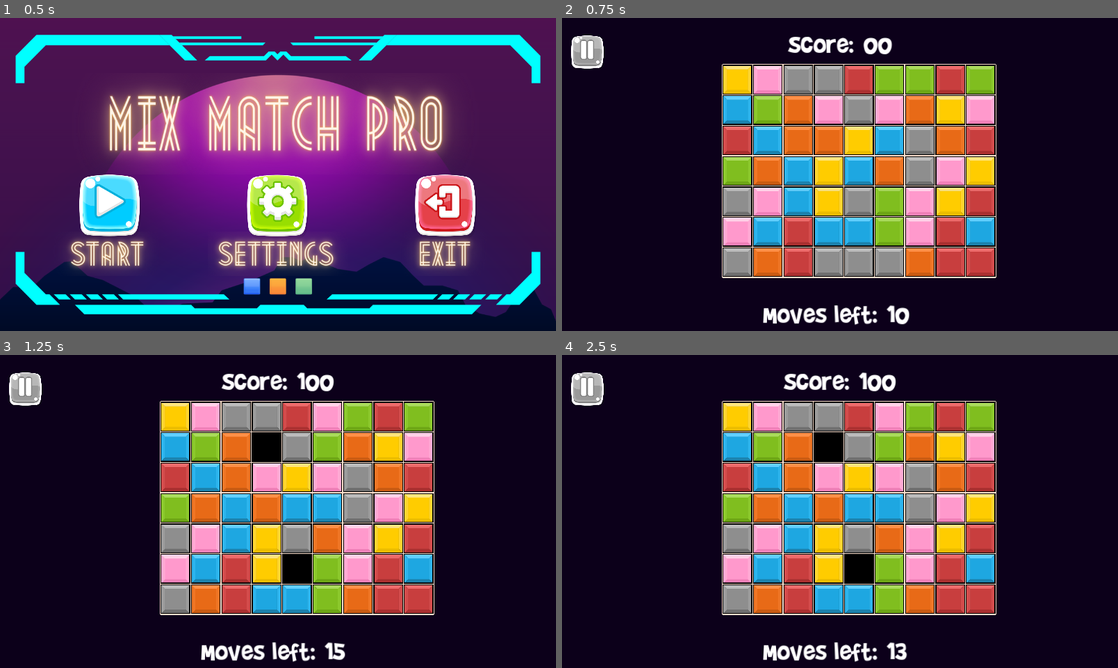
Above: before the commit, frames 1-4 (two rows, left to right).
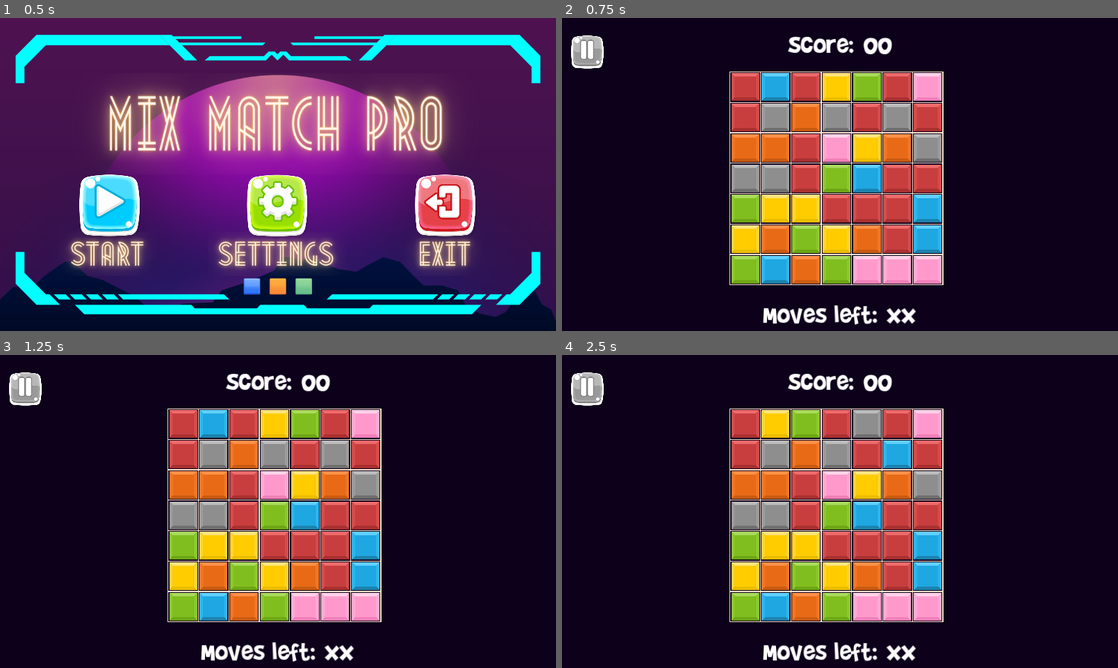
Above: after the commit, the same moments.

Repository: bonsaipropaganda/match-3-with-a-twist
Game: Godot game, scene res://Content/main.tscn
Two runs of this game, one before a commit and one after it. Both use one fixed random seed, a clock stepped at 60 frames per second and the inputs below. The engine's default icon, where the game draws it, is replaced by a stand-in: a white triangle on a blue panel in a dark square.
Inputs (mouse positions are in pixels of both pictures, inside the frame that each line leads up to):
- Up to frame 1 (0.5 s): no input
- Up to frame 2 (0.75 s): click (673, 205) at 0.5 s
- Up to frame 3 (1.25 s): no input
- Up to frame 4 (2.5 s): drag from (739, 417) to (890, 445) at 1.27 s; tap Enter at 2 s; drag from (739, 417) to (890, 445) at 2.02 s

Frame 1 is identical in both runs. In frame 2, 34% of the frame differs, in the area x 28-79%, y 14-98%; in frame 3, 34%, in the area x 28-79%, y 5-98%; in frame 4, 34%.

Commit message:
Phase one of tile redo

Diff:
--- a/Content/Grid/grid.tscn
+++ b/Content/Grid/grid.tscn
@@ -1,11 +1,10 @@
 [gd_scene load_steps=2 format=3 uid="uid://dkbegd2mpsmvo"]
 
-[ext_resource type="Script" path="res://Content/Grid/grid.gd" id="1_q44yw"]
+[ext_resource type="Script" path="res://Operation Repair!/Grid.gd" id="1_usxs7"]
 
 [node name="Grid" type="Node2D"]
 clip_children = 2
-script = ExtResource("1_q44yw")
-grid_width = 5
+script = ExtResource("1_usxs7")
 
 [node name="Timer" type="Timer" parent="."]
 wait_time = 0.2
--- a/Content/Tile/tile.tscn
+++ b/Content/Tile/tile.tscn
@@ -1,14 +1,14 @@
 [gd_scene load_steps=4 format=3 uid="uid://ci2oao30ktdyn"]
 
+[ext_resource type="Script" path="res://Operation Repair!/Tile.gd" id="1_375bl"]
 [ext_resource type="Texture2D" uid="uid://byby5rnjw02sl" path="res://icon.svg" id="1_oircm"]
-[ext_resource type="Script" path="res://Content/Tile/tile.gd" id="1_pcm8c"]
 
 [sub_resource type="RectangleShape2D" id="RectangleShape2D_8r60o"]
 
 [node name="Tile" type="Area2D"]
 monitoring = false
 monitorable = false
-script = ExtResource("1_pcm8c")
+script = ExtResource("1_375bl")
 
 [node name="Sprite2D" type="Sprite2D" parent="."]
 texture = ExtResource("1_oircm")
--- a/Content/game_scene.tscn
+++ b/Content/game_scene.tscn
@@ -8,14 +8,10 @@
 script = ExtResource("1_u61ru")
 
 [node name="Grid" parent="." instance=ExtResource("2_benkg")]
-position = Vector2(369, 107)
-grid_width = 9
-grid_height = 7
+position = Vector2(387, 124)
+gridWidth = 7
+gridHeight = 7
 
 [node name="CanvasLayer" type="CanvasLayer" parent="."]
 
 [node name="GameUI" parent="CanvasLayer" instance=ExtResource("3_0gh26")]
-
-[connection signal="game_over" from="Grid" to="." method="_on_game_over"]
-[connection signal="move_left_changed" from="Grid" to="CanvasLayer/GameUI" method="set_moves_left"]
-[connection signal="score_changed" from="Grid" to="CanvasLayer/GameUI" method="set_score"]
--- /dev/null
+++ b/Operation Repair!/Grid.gd
@@ -0,0 +1,130 @@
+@tool
+extends Node2D
+class_name Grid
+
+
+const GRID_COLOR = Color("fce1cf")
+const LINE_WIDTH = 2.0
+const TILE_MARGIN = 3.0
+
+const TIMESTEP = 0.2
+var doneUpdating:bool = false
+
+@export var gridWidth = 6
+@export var gridHeight = 6
+@export var tileScale = 70
+
+@onready var tile_scene := preload("res://Content/Tile/tile.tscn")
+
+var tiles:Array[Tile] = []
+
+var done_updating := false
+
+func _ready():
+	if !Engine.is_editor_hint():
+		$Timer.wait_time = TIMESTEP
+	for y in gridHeight:
+		for x in gridWidth:
+			add_tile(Vector2(x,y))
+
+	await get_tree().create_timer(.5).timeout
+	update_grid()
+
+func _process(delta):
+	if Engine.is_editor_hint():
+		queue_redraw()
+
+func update_grid():
+	if not doneUpdating:
+		tiles_fall()
+
+func _draw():
+	# Vertical lines
+	for x in gridWidth + 1:
+		draw_line(Vector2(x * tileScale, 0), Vector2(x * tileScale, gridHeight * tileScale), GRID_COLOR, 2.0)
+	# Horizontal lines
+	for y in gridHeight + 1:
+		draw_line(Vector2(0, y * tileScale), Vector2(gridWidth * tileScale, y * tileScale), GRID_COLOR, 2.0)
+
+func add_tile(_gridPos:Vector2):
+	if (_gridPos.x < 0 || _gridPos.x >= gridWidth || _gridPos.y < 0 || _gridPos.y >= gridHeight):
+		return # Do not try to add tiles out of bounds
+	if (get_tile_at(_gridPos) != null):
+		return # Do not try to spawn tiles on top of each other
+
+	var new_tile:Tile = tile_scene.instantiate()
+	tiles.append(new_tile)
+
+	new_tile.initialise_tile(self)
+
+	add_child(new_tile)
+
+	new_tile.set_grid_position(_gridPos)
+
+
+
+func get_tile_at(_gridPos:Vector2)->Tile:
+	if len(tiles) == 0:
+		return null
+	for tile in tiles:
+		if tile.gridPos == _gridPos:
+			return tile
+	return null
+
+func tiles_fall():
+	var tileFell = false
+	for tile in tiles:
+			if tile.can_fall():
+				tile.fall()
+				tileFell = true
+
+	if tileFell:
+		tiles_fall()
+
+func valid_grid_pos(_gridPos:Vector2):
+	if 0 <= _gridPos.x and _gridPos.x < gridWidth and 0 <= _gridPos.y and _gridPos.y < gridHeight:
+		return true
+	else:
+		return false
+
+func get_matched_tiles():
+	var matchedTiles := []
+	var tilesToCheck := []
+
+	for x in gridWidth:
+		tilesToCheck.clear()
+		for y in gridHeight:
+			var testTile = get_tile_at(Vector2(x,y))
+			if testTile != null and tilesToCheck.is_empty():
+				tilesToCheck.append(testTile)
+			elif testTile != null and testTile.tileType != tilesToCheck.back().tileType:
+				if tilesToCheck.size() >= 3:
+					matchedTiles.append_array(tilesToCheck)
+				tilesToCheck.clear()
+				tilesToCheck.append(testTile)
+			elif testTile != null and testTile.tileType == tilesToCheck.back().tileType:
+					tilesToCheck.append(testTile)
+					if y == gridHeight -1 && tilesToCheck.size() >= 3:
+						matchedTiles.append_array(tilesToCheck)
+			elif testTile == null:
+				tilesToCheck.clear()
+
+	for y in gridWidth:
+		tilesToCheck.clear()
+		for x in gridHeight:
+			var testTile = get_tile_at(Vector2(x,y))
+			if testTile != null and tilesToCheck.is_empty():
+				tilesToCheck.append(testTile)
+			elif testTile != null and testTile.tileType != tilesToCheck.back().tileType:
+				if tilesToCheck.size() >= 3:
+					matchedTiles.append_array(tilesToCheck)
+				tilesToCheck.clear()
+				tilesToCheck.append(testTile)
+			elif testTile != null and testTile.tileType == tilesToCheck.back().tileType:
+					tilesToCheck.append(testTile)
+					if x == gridWidth -1 && tilesToCheck.size() >= 3:
+						matchedTiles.append_array(tilesToCheck)
+			elif testTile == null:
+				tilesToCheck.clear()
+
+	return matchedTiles
--- /dev/null
+++ b/Operation Repair!/Tile.gd
@@ -0,0 +1,132 @@
+extends Area2D
+class_name Tile
+
+const SPRITE_SCALE = 128.0
+
+var tileType: TileType
+var groupId: int
+var tileScale: int
+var gridPos: Vector2
+var parentNode:Grid
+
+var clicked:bool = false
+
+enum TileType {
+	PINK,
+	ORANGE,
+	RED,
+	BLUE,
+	GREEN,
+	YELLOW,
+	GREY,
+	#GHOST,
+}
+
+enum TileStats{
+	CAN_SWAP,
+	CAN_FALL,
+	BREAK_ON_MATCH,
+	BREAK_ON_ADJACENT_MATCH,
+	BREAK_ON_PRESSURE
+	}
+
+const tileImages = [
+	preload("res://art/pieces/unselected_pink.png"),
+	preload("res://art/pieces/unselected_orange.png"),
+	preload("res://art/pieces/unselected_red.png"),
+	preload("res://art/pieces/unselected_blue.png"),
+	preload("res://art/pieces/unselected_green.png"),
+	preload("res://art/pieces/unselected_yellow.png"),
+	preload("res://art/pieces/unselected_grey.png"),
+	preload("res://art/pieces/unselected_ghost.png"),
+]
+
+const tileStats = [
+	[TileStats.CAN_SWAP,TileStats.CAN_FALL,TileStats.BREAK_ON_MATCH],
+	[TileStats.CAN_SWAP,TileStats.CAN_FALL,TileStats.BREAK_ON_MATCH],
+	[TileStats.CAN_SWAP,TileStats.CAN_FALL,TileStats.BREAK_ON_MATCH],
+	[TileStats.CAN_SWAP,TileStats.CAN_FALL,TileStats.BREAK_ON_MATCH],
+	[TileStats.CAN_SWAP,TileStats.CAN_FALL,TileStats.BREAK_ON_MATCH],
+	[TileStats.CAN_SWAP,TileStats.CAN_FALL,TileStats.BREAK_ON_MATCH],
+	[TileStats.CAN_SWAP,TileStats.BREAK_ON_ADJACENT_MATCH,TileStats.BREAK_ON_MATCH],
+	#[TileStats.CAN_SWAP,TileStats.BREAK_ON_PRESSURE],
+	]
+
+
+func initialise_tile(_parentNode:Grid = parentNode,_tileType = randi() % TileType.size()):
+	parentNode = _parentNode
+	tileScale = parentNode.tileScale - parentNode.TILE_MARGIN * 2
+	scale *= tileScale / SPRITE_SCALE
+	$CollisionShape2D.position = Vector2.ONE * parentNode.tileScale
+	$CollisionShape2D.shape.size = Vector2.ONE * parentNode.tileScale * 2
+
+	tileType = _tileType
+	z_index += 1
+	$Sprite2D.texture = tileImages[tileType]
+
+func has_stat(stat:TileStats)->bool:
+	if stat in tileStats[tileType]:
+		return true
+	else:
+		return false
+
+func set_grid_position(_gridPos:Vector2):
+	position = _gridPos * parentNode.tileScale + Vector2(parentNode.TILE_MARGIN, parentNode.TILE_MARGIN)
+	gridPos = _gridPos
+
+func get_tile_at(_gridPos:Vector2)->Tile:
+	if len(parentNode.tiles) == 0:
+		return null
+	for tile in parentNode.tiles:
+		if tile.gridPos == _gridPos:
+			return tile
+	return null
+
+func _on_input_event(_viewport, event: InputEvent, _shape_idx):
+	if event.is_action_pressed("click"):
+		clicked = true
+	if event.is_action_released("click"):
+		clicked = false
+
+func _on_tile_drag():
+	if clicked:
+		var mouse_pos = get_viewport().get_mouse_position()
+		var my_pos = $CollisionShape2D.global_position
+		if abs(mouse_pos.x - my_pos.x) > tileScale/2 and can_swap(gridPos + Vector2(sign(mouse_pos.x - my_pos.x), 0)):
+			if can_swap(gridPos + Vector2(sign(mouse_pos.x - my_pos.x), 0)):
+				swap_to_position(gridPos + Vector2(sign(mouse_pos.x - my_pos.x), 0))
+		if abs(mouse_pos.y - my_pos.y) > tileScale/2 and can_swap(gridPos + Vector2(0, sign(mouse_pos.y - my_pos.y))):
+			if can_swap(gridPos + Vector2(0, sign(mouse_pos.y - my_pos.y))):
+				swap_to_position(gridPos + Vector2(0, sign(mouse_pos.y - my_pos.y)))
+
+func can_swap(_gridPos:Vector2):
+	if not has_stat(TileStats.CAN_SWAP):
+		return false
+
+	if get_tile_at(_gridPos) != null: if not get_tile_at(_gridPos).has_stat(TileStats.CAN_SWAP):
+		return false
+
+	return parentNode.valid_grid_pos(_gridPos)
+
+func swap_to_position(_gridPos:Vector2):
+	if get_tile_at(_gridPos) == null:
+		set_grid_position(_gridPos)
+	else:
+		get_tile_at(_gridPos).set_grid_position(gridPos)
+		set_grid_position(_gridPos)
+
+func can_fall():
+	if not has_stat(TileStats.CAN_FALL):
+		return false
+	elif gridPos.y + 1 == parentNode.gridHeight:
+		return false
+	elif get_tile_at(gridPos+Vector2.DOWN) != null:
+		return false
+
+	return parentNode.valid_grid_pos(gridPos+Vector2.DOWN)
+
+func fall():
+	set_grid_position(gridPos+Vector2.DOWN)
+
+func _process(delta):
+	_on_tile_drag()
--- a/project.godot
+++ b/project.godot
@@ -18,8 +18,8 @@
 [autoload]
 
 Globals="*res://Content/globals.gd"
-Tile="*res://Content/Tile/tile.gd"
 SceneManager="*res://Content/autoload/scene_manager.tscn"
+Tile="res://Content/Tile/tile.gd"
 
 [display]
 
Not shown: 1 places in Content/main.tscn that only renumber resources
